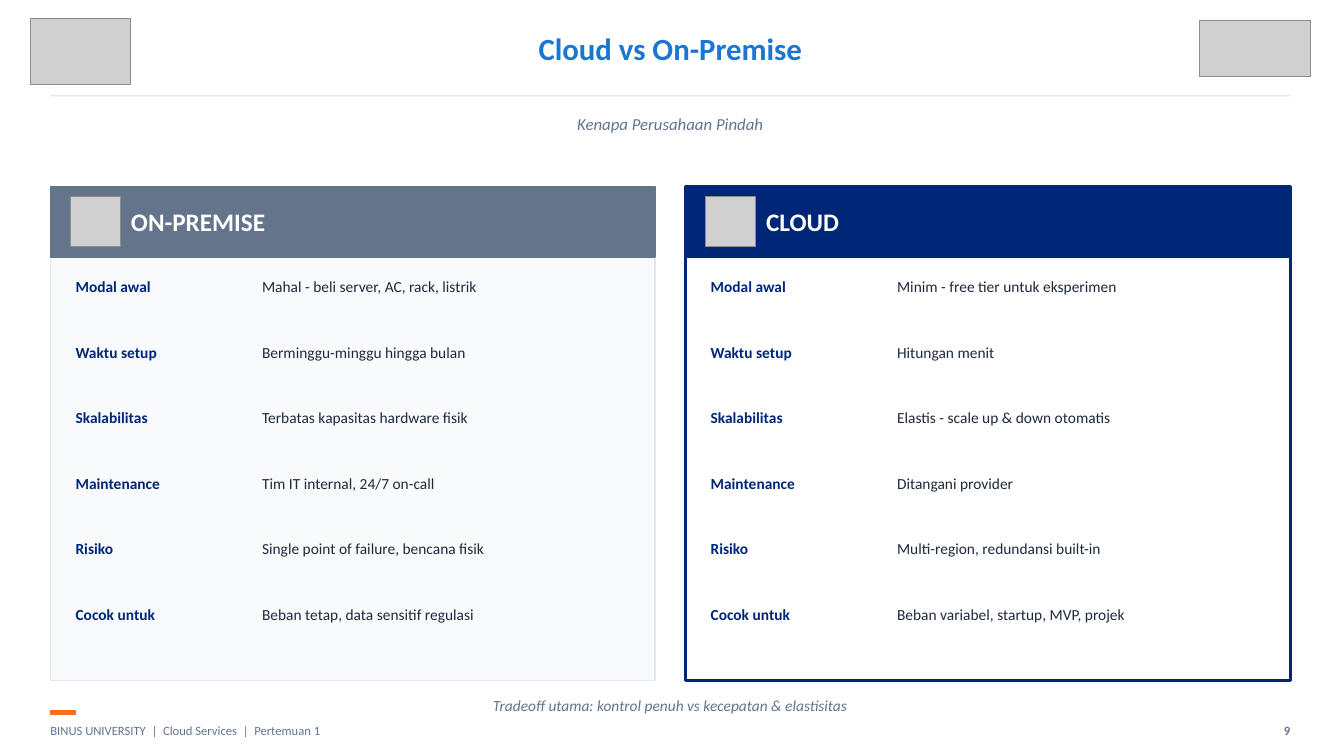
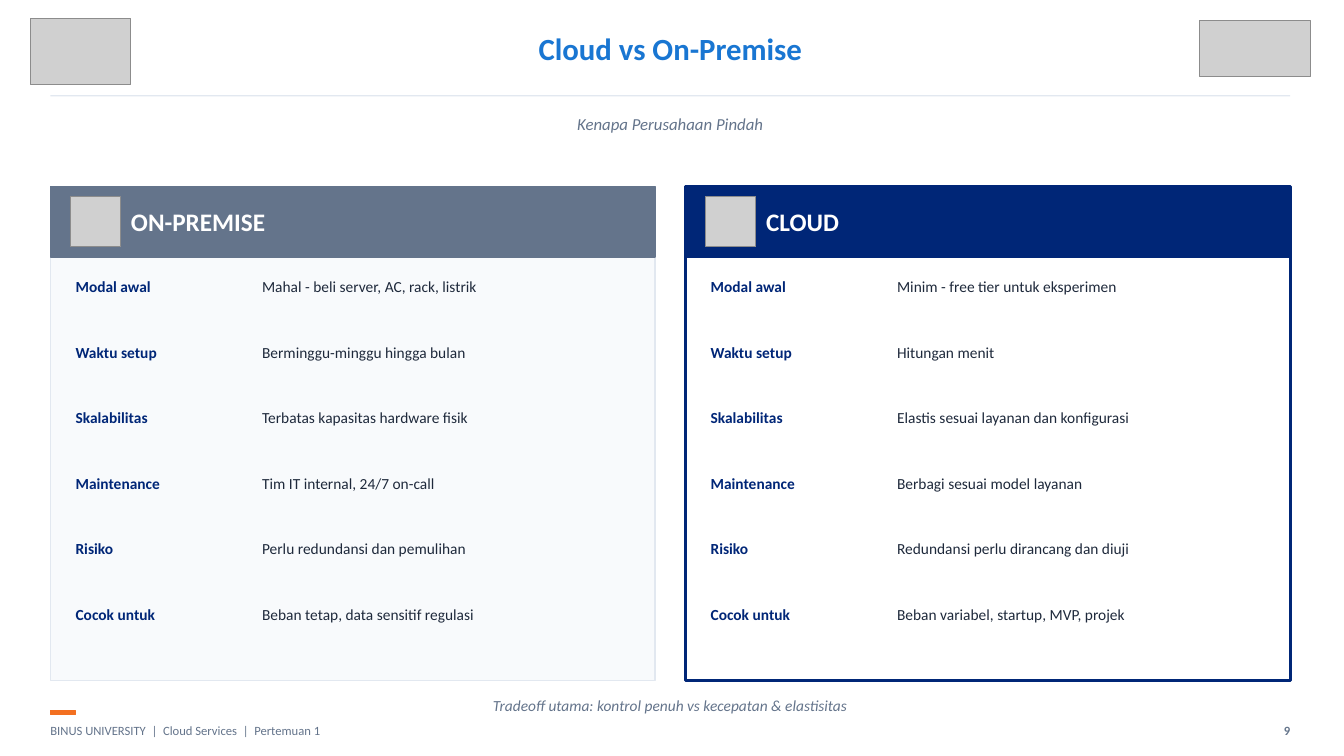
Before and after one commit to SeedFlora/meet1CloudService, a slide deck: slide 9 of slides/Teori_Pertemuan_01.pptx. Drawn at 1344x756 pixels with LibreOffice and Linux fonts; fonts in the diff are those of the drawing; grey boxes stand for pictures. Boxes give left, top, right and bottom in pixels: in the first picture for what was removed or moved away, otherwise in the second. Text is boxed around its words. In the diff, an @@ line names an element or a change of style, - is before the commit and + after.

```diff
--- a/slides/Teori_Pertemuan_01.pptx
+++ b/slides/Teori_Pertemuan_01.pptx
@@ text at <box>897,412,1129,426</box>: text changed @@
-Elastis - scale up & down otomatis
+Elastis sesuai layanan dan konfigurasi
@@ text at <box>897,478,1082,492</box>: text changed @@
-Ditangani provider
+Berbagi sesuai model layanan
@@ text at <box>262,543,466,557</box>: text changed @@
-Single point of failure, bencana fisik
+Perlu redundansi dan pemulihan
@@ text at <box>897,543,1129,557</box>: text changed @@
-Multi-region, redundansi built-in
+Redundansi perlu dirancang dan diuji
```
Also in this commit, not shown: 1 other slide changed, 12 other files.
